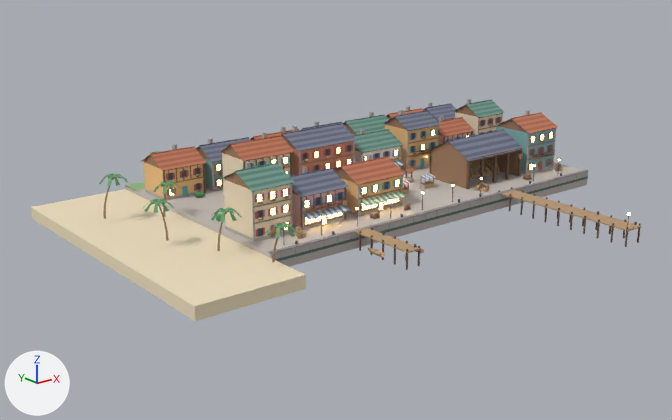
Two versions of the glTF model assets/models/port/port.glb, one commit apart.
Before and after are seen from a 50 mm camera at (-123.6, -119.6, 52.4) aimed at (-16.6, 14.2, -1.1). Every picture has the same lights, and +X, +Y and +Z are marked at lower left. The picture after the commit comes second. Vertices at exactly the same position are counted once.

Before the edit, the objects in view are built like this:
```python
ob_bldg_chantier = bpy.data.objects.new('bldg_chantier', me_cube_1101)
ob_bldg_chantier.location = (0.0, 0.0, 0.0)
ob_ground_sand = bpy.data.objects.new('ground_sand', me_cube_032)
ob_ground_sand.location = (0.0, 0.0, 0.0)
ob_props = bpy.data.objects.new('props', me_cube_001)
ob_props.location = (0.0, 0.0, 0.0)
# also in view: 'bldg_maison_w1' at (-37.0, 10.4, 6.2); 'bldg_voilerie' at (3.5, 27.9, 4.8); 'bldg_maison_n4' at (37.0, 27.7, 6.2); 'bldg_fond1' at (-24.5, 40.7, 4.8); 'ground_cobble' at (0.0, 26.0, -1.6)
```
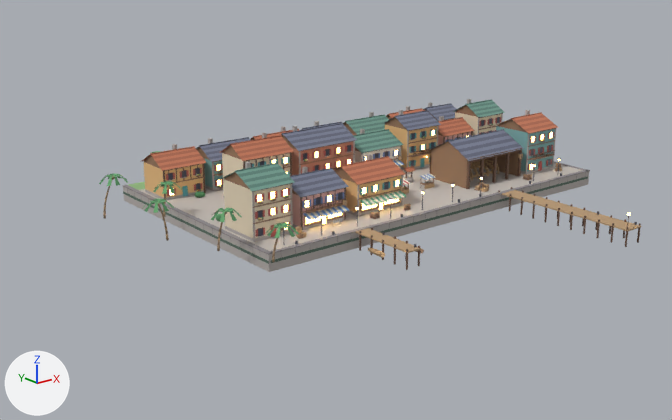
The change, as a diff of the scene's bpy script:
```diff
--- a/assets/models/port/port.glb.py
+++ b/assets/models/port/port.glb.py
@@ me_cube_001 @@
 # used by ob_props; location = (0.0, 0.0, 0.0)
-me_cube_001.from_pydata(...)  # 6978 vertices, 11802 faces; spans x -56.0..42.0, y -29.9..50.6, z -3.2..7.8
+me_cube_001.from_pydata(...)  # 7298 vertices, 12282 faces; spans x -56.0..42.5, y -29.9..52.0, z -3.2..7.8
+# me_cube_001 part 1: a new loose piece, a box spanning x -42.45..-41.98, y -0.45..52.0, z -3.2..-0.05, in mat_stone (grey #b5adaa)
+# me_cube_001 part 2: a new loose piece, a box spanning x -42.48..-42.4, y -0.45..52.0, z -1.75..-1.25, in mat_algae (greyish green #596f61)
+# me_cube_001 part 3: a new loose piece, a box spanning x -42.55..-41.65, y -0.55..52.0, z -0.08..0.06, in mat_stone_d (grey #908b8e)
+# me_cube_001 part 4: a new loose piece, a box spanning x 41.65..42.55, y -0.55..52.0, z -0.08..0.06, in mat_stone_d (grey #908b8e)
+# other edits to the shape of me_cube_001 do not show in these pictures
 me_cube_001.materials.append(mat_stone)
@@ ob_ground_sand @@
-ob_ground_sand = bpy.data.objects.new('ground_sand', me_cube_032)
-ob_ground_sand.location = (0.0, 0.0, 0.0)
```

What differs and where, as boxes [x1, y1, x2, y2] in the pictures (672 x 420 px):
'ground_sand', deleted (beige)
    before: [31, 189, 306, 321]
'props', reshaped
    before: [99, 151, 641, 270]
    after: [99, 151, 641, 272]
part 1 of me_cube_001, added
    after: [123, 187, 271, 272]
part 2 of me_cube_001, added
    after: [123, 191, 269, 264]
part 3 of me_cube_001, added
    after: [122, 185, 272, 255]
part 4 of me_cube_001, added
    after: [554, 162, 590, 171]
